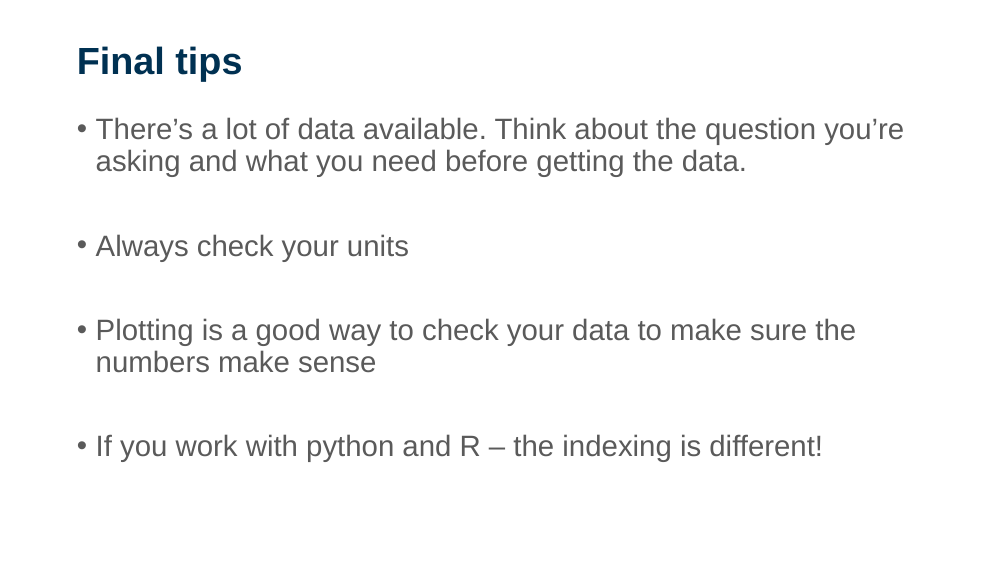
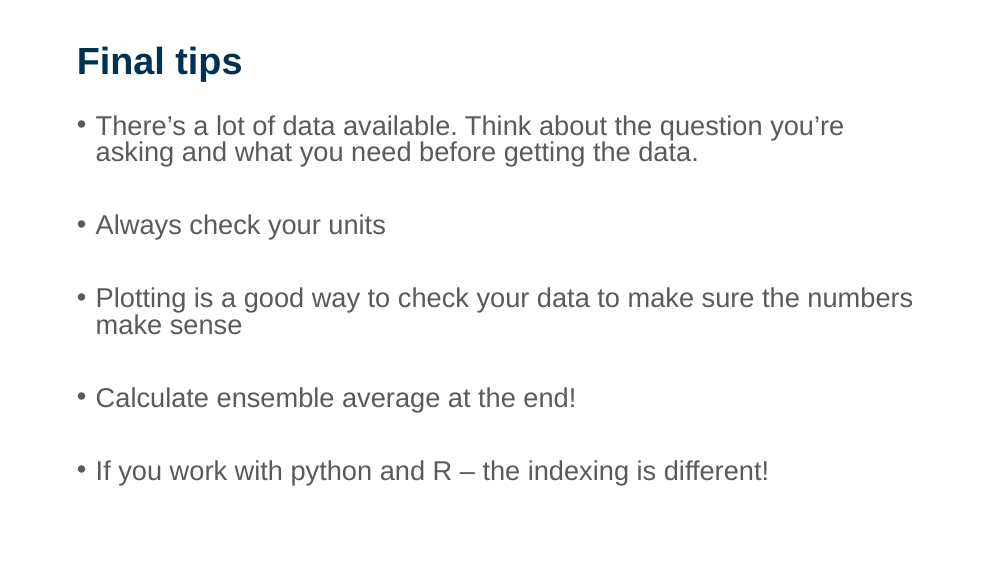
Before and after one commit to sdesrosiers1989/ICCB_Projections, a slide deck: slide 31 of ICCB2025_Session2_ClimateProjections.pptx (slide 30 before the commit). Drawn at 1008x567 pixels with LibreOffice and Linux fonts; fonts in the diff are those of the drawing; background and template pictures are left out. Boxes give left, top, right and bottom in pixels: in the first picture for what was removed or moved away, otherwise in the second. Text is boxed around its words. In the diff, an @@ line names an element or a change of style, - is before the commit and + after.

```diff
--- a/ICCB2025_Session2_ClimateProjections.pptx
+++ b/ICCB2025_Session2_ClimateProjections.pptx
@@ text at bbox=[96, 115, 913, 485]: size 28 to 25.9 pt in "There’s a lot of data available. Think ...", "Always check your units", "Plotting is a good way to check ...", "If you work with python and R ..."; line spacing 0.9 to 0.8 @@
@@ text at bbox=[96, 387, 576, 412]: paragraph added @@
+• Calculate ensemble average at the end!
```
Also in this commit, not shown: 3 other slides changed, 1 slide added, 2 other files.
